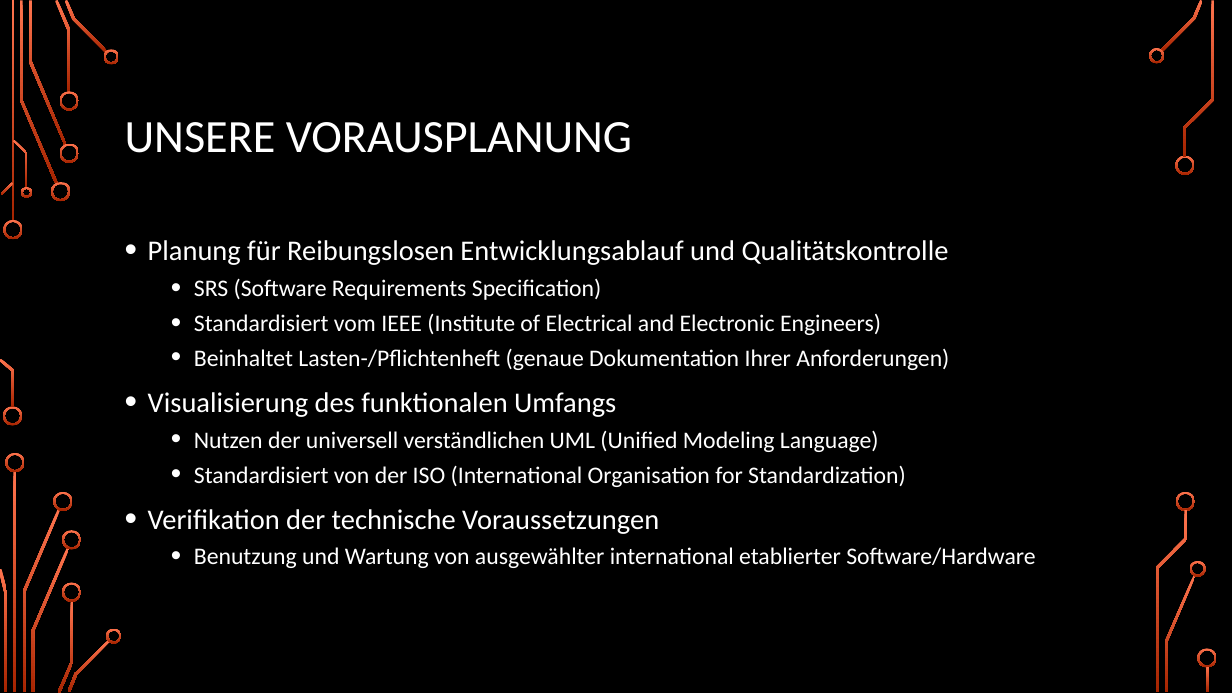
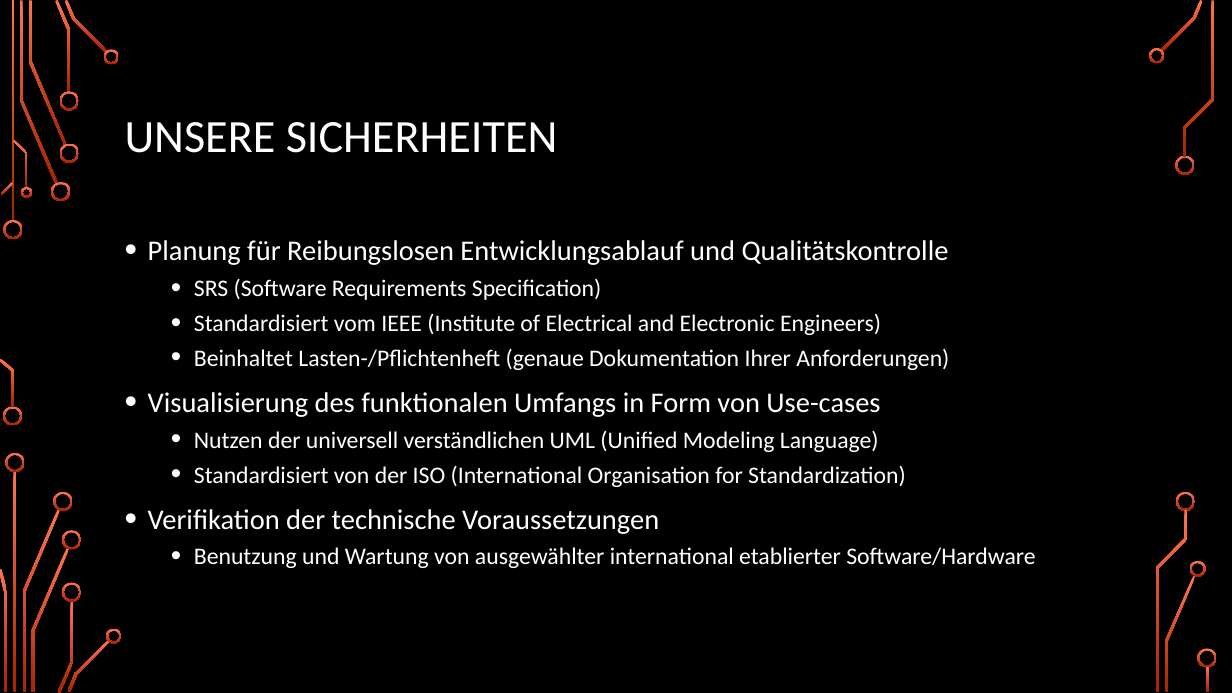
Before and after one commit to DudeStudienarbeitLMAO/TINF15B4-LSMF, a slide deck: slide 8 of docs/Midterm-Presentation/SoftwareEngineering_Präsi.pptx (slide 7 before the commit). Drawn at 1232x693 pixels with LibreOffice and Linux fonts; fonts in the diff are those of the drawing; background and template pictures are left out. Boxes give left, top, right and bottom in pixels: in the first picture for what was removed or moved away, otherwise in the second. Text is boxed around its words. In the diff, an @@ line names an element or a change of style, - is before the commit and + after.

```diff
--- a/docs/Midterm-Presentation/SoftwareEngineering_Präsi.pptx
+++ b/docs/Midterm-Presentation/SoftwareEngineering_Präsi.pptx
@@ title at <box>125,122,558,153</box>: text changed @@
-UNSERE VORAUSPLANUNG
+UNSERE SICHERHEITEN
@@ text at <box>148,392,880,417</box>: text changed @@
-• Visualisierung des funktionalen Umfangs
+• Visualisierung des funktionalen Umfangs in Form von Use-cases
```
Also in this commit, not shown: 6 other slides changed, 21 slides added, 9 slides removed, 2 other files.
